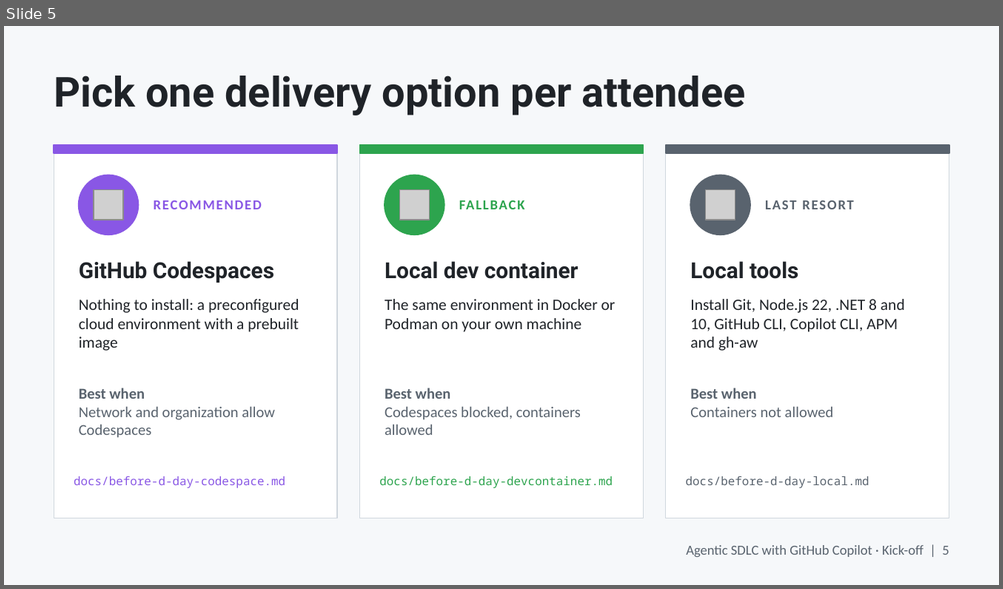
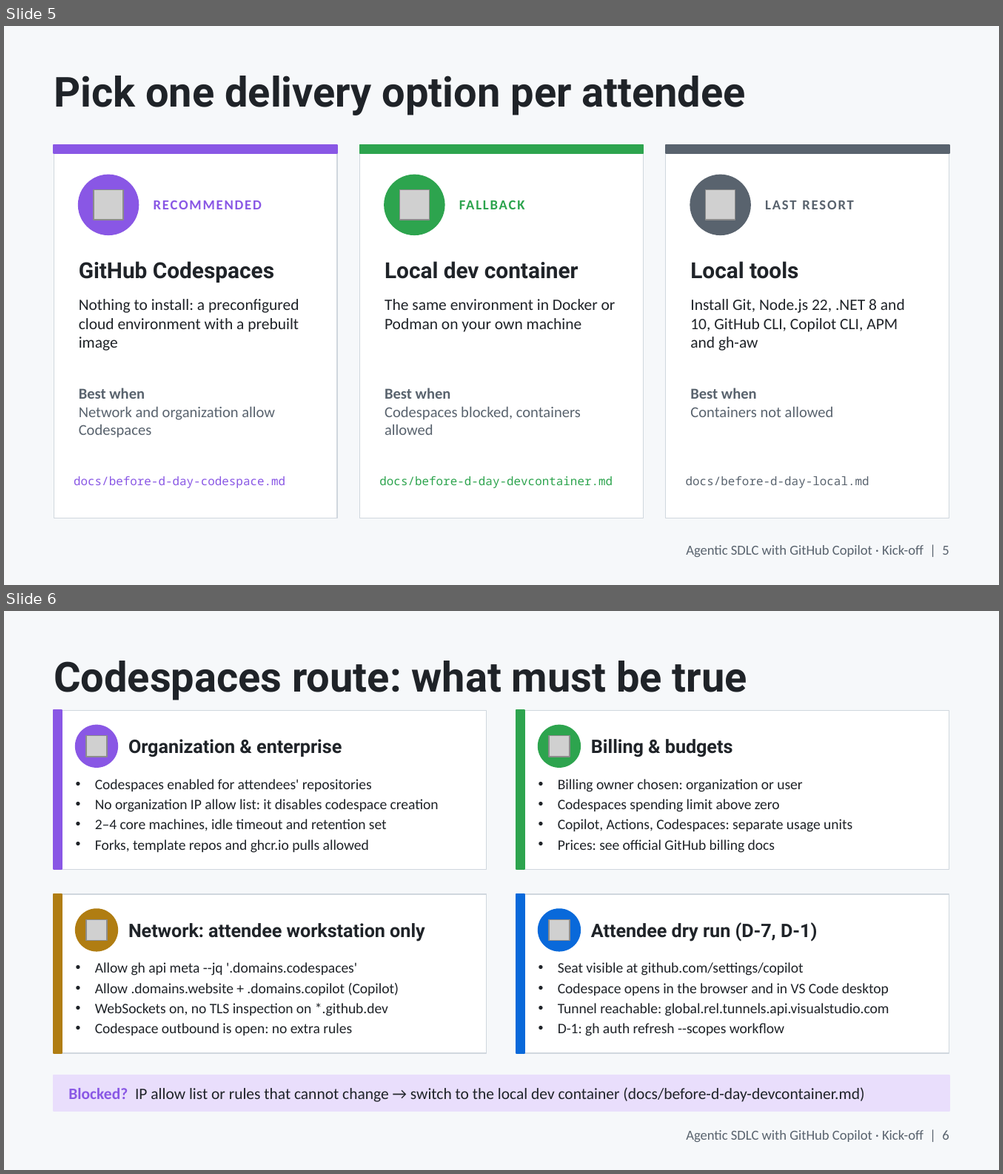
Before and after one commit to Ch0wseth/AI-SDLC-Workshop-1, a slide deck: docs/kick-off.pptx. Shown one above the other, each under a label of ours: slide 5 before the commit, slides 5 and 6 after it. The pictures are 1003x589 and 1003x1174 pixels, drawn with LibreOffice and Linux fonts; fonts in the diff are those of the drawing; grey boxes stand for pictures. Boxes give left, top, right and bottom in pixels: in the first picture for what was removed or moved away, otherwise in the second. Text is boxed around its words. In the diff, an @@ line names an element or a change of style, - is before the commit and + after.

```diff
--- a/docs/kick-off.pptx
+++ b/docs/kick-off.pptx
@@ slide 6 added at <box>4,611,999,1170</box>, background #F6F8FA @@
@@ text added at <box>54,661,747,701</box>, 30 pt, text #1F2328, bold @@
+Codespaces route: what must be true
@@ rectangle added at <box>54,710,486,869</box>, fill #FFFFFF, outline #D0D7DE 0.75 pt @@
@@ rectangle added at <box>54,710,62,869</box>, fill #8957E5, outline #8957E5 1 pt @@
@@ rectangle added at <box>516,710,949,869</box>, fill #FFFFFF, outline #D0D7DE 0.75 pt @@
@@ rectangle added at <box>516,710,524,869</box>, fill #2DA44E, outline #2DA44E 1 pt @@
@@ ellipse added at <box>76,726,117,767</box>, fill #8957E5, outline #8957E5 1 pt @@
@@ picture added at <box>85,735,106,756</box> @@
@@ text added at <box>128,739,341,758</box>, 13.5 pt, text #1F2328, bold @@
+Organization & enterprise
@@ ellipse added at <box>538,726,580,767</box>, fill #2DA44E, outline #2DA44E 1 pt @@
@@ picture added at <box>548,735,569,756</box> @@
@@ text added at <box>591,739,733,758</box>, 13.5 pt, text #1F2328, bold @@
+Billing & budgets
@@ text added at <box>95,779,438,853</box>, 10.5 pt, text #1F2328 @@
+• Codespaces enabled for attendees' repositories
+• No organization IP allow list: it disables codespace creation
+• 2–4 core machines, idle timeout and retention set
+• Forks, template repos and ghcr.io pulls allowed
@@ text added at <box>558,779,852,853</box>, 10.5 pt, text #1F2328 @@
+• Billing owner chosen: organization or user
+• Codespaces spending limit above zero
+• Copilot, Actions, Codespaces: separate usage units
+• Prices: see official GitHub billing docs
@@ rectangle added at <box>54,894,486,1054</box>, fill #FFFFFF, outline #D0D7DE 0.75 pt @@
@@ rectangle added at <box>54,894,62,1054</box>, fill #B07D12, outline #B07D12 1 pt @@
@@ rectangle added at <box>516,894,949,1054</box>, fill #FFFFFF, outline #D0D7DE 0.75 pt @@
@@ rectangle added at <box>516,894,524,1054</box>, fill #0969DA, outline #0969DA 1 pt @@
@@ ellipse added at <box>76,909,117,951</box>, fill #B07D12, outline #B07D12 1 pt @@
@@ picture added at <box>85,920,106,940</box> @@
@@ ellipse added at <box>538,909,580,951</box>, fill #0969DA, outline #0969DA 1 pt @@
@@ picture added at <box>548,920,569,940</box> @@
@@ text added at <box>128,923,425,942</box>, 13.5 pt, text #1F2328, bold @@
+Network: attendee workstation only
@@ text added at <box>591,923,817,942</box>, 13.5 pt, text #1F2328, bold @@
+Attendee dry run (D-7, D-1)
@@ text added at <box>95,963,398,1036</box>, 10.5 pt, text #1F2328 @@
+• Allow gh api meta --jq '.domains.codespaces'
+• Allow .domains.website + .domains.copilot (Copilot)
+• WebSockets on, no TLS inspection on *.github.dev
+• Codespace outbound is open: no extra rules
@@ text added at <box>558,963,889,1037</box>, 10.5 pt, text #1F2328 @@
+• Seat visible at github.com/settings/copilot
+• Codespace opens in the browser and in VS Code desktop
+• Tunnel reachable: global.rel.tunnels.api.visualstudio.com
+• D-1: gh auth refresh --scopes workflow
@@ rectangle added at <box>54,1076,949,1111</box>, fill #E9DEFC, outline #E9DEFC 1 pt @@
@@ text added at <box>68,1088,864,1102</box>, 11.5 pt, text #1F2328 @@
+Blocked? IP allow list or rules that cannot change → switch to the local dev container (docs/before-d-day-devcontainer.md)
@@ text added at <box>686,1130,948,1142</box>, 10 pt, text #59636E @@
+Agentic SDLC with GitHub Copilot · Kick-off | 6
```
Also in this commit, not shown: 1 slide changed.
